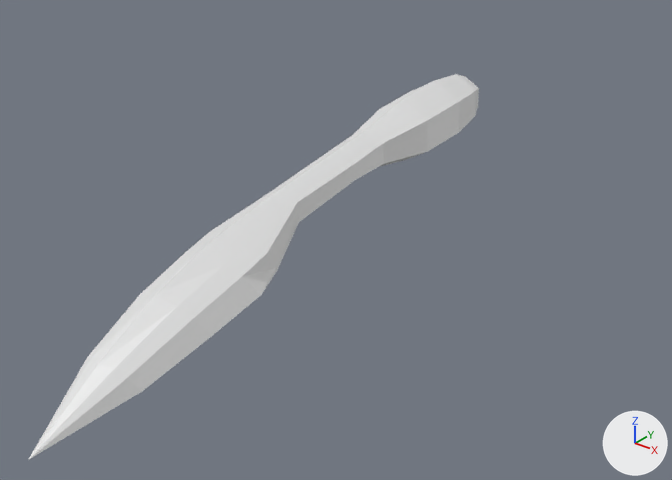
Two versions of the Blender file assets/model/Ship/chassis.blend, one commit apart.
Camera for both pictures: a 50 mm camera at (17.8, -27.0, 11.3) aimed at (1.0, -6.0, -1.7). The lights are fixed; the arrows at lower right show +X, +Y and +Z.
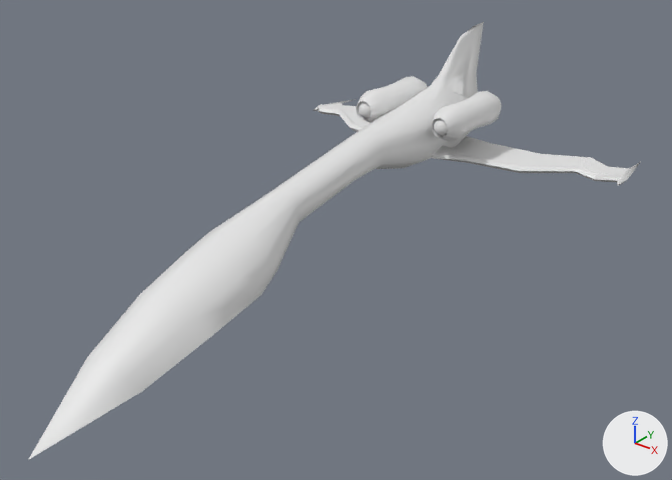
Boxes [x1, y1, x2, y2] around the edits, measured in the pictures (672 x 480 px):
'Cylinder', reshaped (13% taller)
    before: [28, 74, 479, 460]
    after: [28, 22, 484, 460]
'Cylinder.001', added
    after: [431, 136, 640, 185]
'Sphere', added
    after: [431, 91, 501, 141]
'Sphere.001', added
    after: [356, 76, 427, 123]
'Cylinder.002', added
    after: [314, 99, 370, 132]
part 1 of me_cylinder, built on
    before: [353, 74, 479, 167]
    after: [353, 22, 484, 169]
part 2 of me_cylinder, shading changed
    both: [29, 131, 384, 459]

The change, as a list of edits to the scene's bpy script:
```text
Change me_cylinder:
    used by ob_cylinder; location = (-0.01, 0.11, 0.24); rotation_euler = (-1.658, 3.142, 0.0), in degrees (-95, 180, 0)
    remove me_cylinder.from_pydata(...)  # 133 vertices, 133 faces; spans x -1.5..1.6, y -2.7..1.5, z -17.5..3.1
    add me_cylinder.from_pydata(...)  # 157 vertices, 160 faces; spans x -1.5..1.6, y -2.7..2.7, z -17.5..4.5
    me_cylinder part 1
    7 vertices are removed from x -0.9..0.9, y 0.6..1.4, z -1.0..3.1
    27 faces are deleted
    11 vertices in x -1.0..1.0, y -0.9..1.1, z -1.0 move by (0.0, -0.3, 0.0)
    8 vertices in x -1.0..1.1, y -0.9..0.9, z 1.0..2.4 move by (0.0, -0.5, 0.0)
    4 vertices in x -0.6..0.6, y -0.1..0.3, z 3.1 move by (0.0, -0.1, 0.0)
    14 vertices move from x -0.6..0.6, y -0.6..1.5, z 1.0..3.1 to x -0.9..0.9, y -1.0..1.5, z 1.0..3.7
    31 vertices are added at x -0.5..0.5, y -0.9..2.7, z -1.0..4.5
    54 new faces join them
    me_cylinder part 2: 106 kept faces spanning x -1.5..1.6, y -2.7..1.1, z -17.5..3.1 are now shaded smooth
Add me_sphere:
    me_sphere.from_pydata(...)  # 98 vertices, 108 faces; spans x -0.78..0.78, y -0.78..0.78, z -0.9..1.06
    me_sphere.polygons.foreach_set('use_smooth', [True] * 108)
Add me_cylinder_002:
    me_cylinder_002.from_pydata(...)  # 43 vertices, 43 faces; spans x -3.02..2.63, y -1.6..1.66, z -3.83..4.3
    me_cylinder_002.polygons.foreach_set('use_smooth', [True] * 43)
Add ob_sphere:
    ob_sphere = bpy.data.objects.new('Sphere', me_sphere)
    ob_sphere.location = (1.55, 0.79, 0.84)
    ob_sphere.rotation_euler = (-1.554, 0.0, 3.149)  # degrees (-89, 0, 180)
    ob_sphere.scale = (0.798, 0.799, 2.04)
    _m = ob_sphere.modifiers.new('EdgeSplit', 'EDGE_SPLIT')
    _m.use_edge_angle = False
Add ob_cylinder_001:
    ob_cylinder_001 = bpy.data.objects.new('Cylinder.001', me_cylinder_002)
    ob_cylinder_001.location = (3.53, 1.62, -0.57)
    ob_cylinder_001.rotation_euler = (1.665, 0.523, 1.713)  # degrees (95, 30, 98)
    ob_cylinder_001.scale = (-0.897, -0.897, -0.897)
    _m = ob_cylinder_001.modifiers.new('EdgeSplit', 'EDGE_SPLIT')
    _m.use_edge_angle = False
Add ob_sphere_001:
    ob_sphere_001 = bpy.data.objects.new('Sphere.001', me_sphere.copy())
    ob_sphere_001.location = (-1.56, 0.61, 0.88)
    ob_sphere_001.rotation_euler = (-1.554, 0.0, 3.149)  # degrees (-89, 0, 180)
    ob_sphere_001.scale = (0.798, 0.799, 2.04)
    _m = ob_sphere_001.modifiers.new('EdgeSplit', 'EDGE_SPLIT')
    _m.use_edge_angle = False
Add ob_cylinder_002:
    ob_cylinder_002 = bpy.data.objects.new('Cylinder.002', me_cylinder_002.copy())
    ob_cylinder_002.location = (-3.65, 1.67, -0.63)
    ob_cylinder_002.rotation_euler = (1.672, 3.707, 1.425)  # degrees (96, 212, 82)
    ob_cylinder_002.scale = (0.897, 0.897, 0.897)
    _m = ob_cylinder_002.modifiers.new('EdgeSplit', 'EDGE_SPLIT')
    _m.use_edge_angle = False
```
